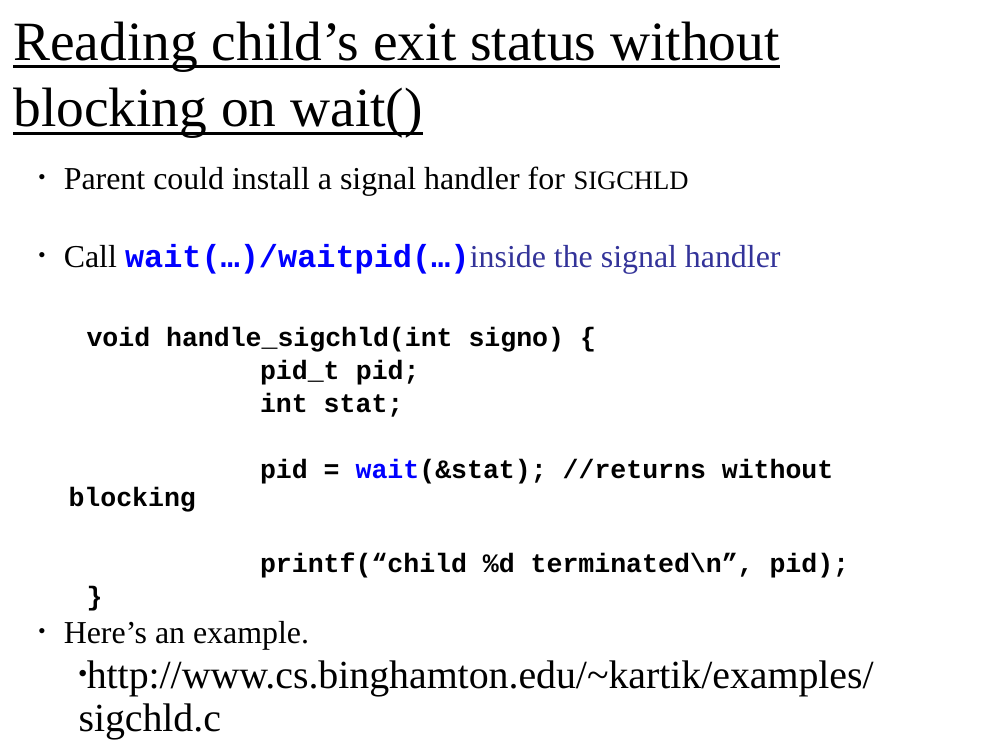
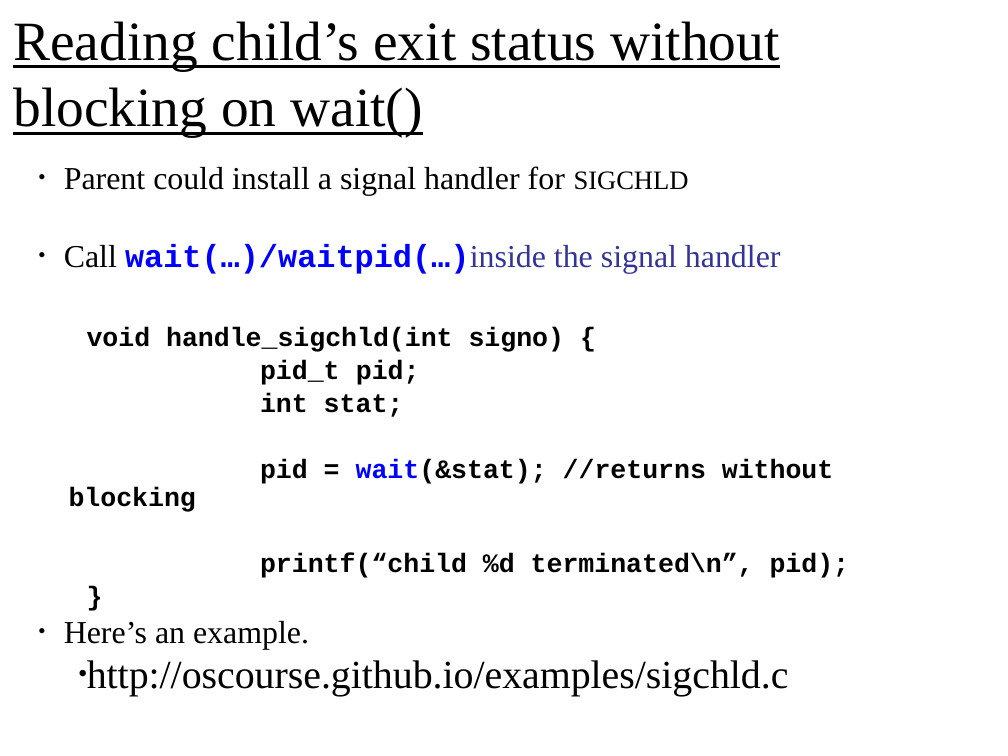
Before and after one commit to oscourse/oscourse.github.io, a slide deck: slide 25 of slides/ipc.pptx. Drawn at 1008x756 pixels with LibreOffice and Linux fonts; fonts in the diff are those of the drawing. Boxes give left, top, right and bottom in pixels: in the first picture for what was removed or moved away, otherwise in the second. Text is boxed around its words. In the diff, an @@ line names an element or a change of style, - is before the commit and + after.

```diff
--- a/slides/ipc.pptx
+++ b/slides/ipc.pptx
@@ text at (x1=87, y1=660, x2=789, y2=696): text changed @@
-  • http://www.cs.binghamton.edu/~kartik/examples/sigchld.c
+  • http://oscourse.github.io/examples/sigchld.c
```
Also in this commit, not shown: 8 other slides changed, 1 other file.
